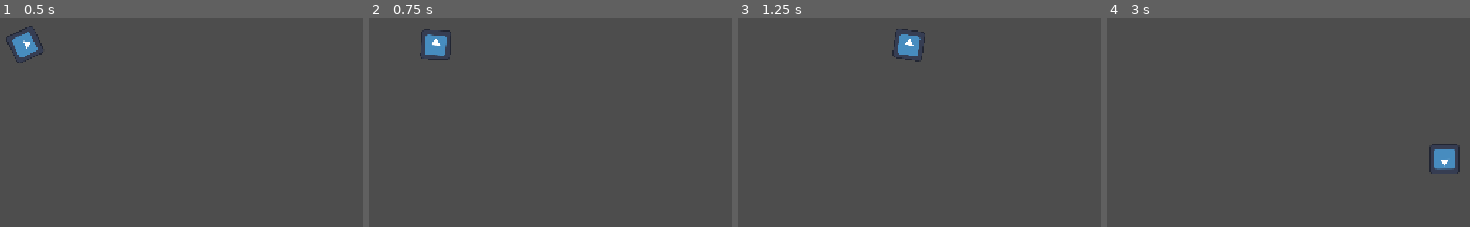
Above: before the commit, frames 1-4 (left to right).
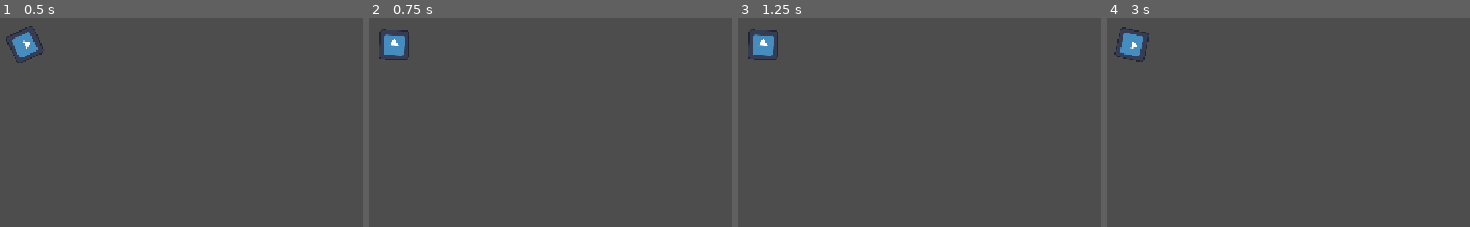
Above: after the commit, the same moments.

Repository: jalqau/Kingowen
Game: Godot game, scene res://player/player.tscn
Same seed, same stepped clock (60 frames per second), same inputs: the game is played once before the commit and once after it. The engine's default icon, where the game draws it, is replaced by a stand-in: a white triangle on a blue panel in a dark square.
Inputs (mouse positions are in pixels of both pictures, inside the frame that each line leads up to):
- Up to frame 1 (0.5 s): no input
- Up to frame 2 (0.75 s): tap Enter at 0.5 s; move the mouse to (583, 51) at 0.52 s; hold Right (ui_right) from 0.53 s (still down)
- Up to frame 3 (1.25 s): keep holding Right (ui_right)
- Up to frame 4 (3 s): move the mouse to (outside the picture) at 1.27 s; release Right (ui_right) at 1.28 s; hold Down (ui_down) 1.28-2.03 s; move the mouse to (outside the picture) at 2.02 s; hold Right (ui_right) 2.03-2.78 s; move the mouse to (outside the picture) at 2.77 s; hold Up (ui_up) from 2.78 s (still down)

Frame 1 is identical in both runs. In frame 2, 1.4% of the frame differs, in the area x 2-23%, y 5-21%; in frame 3, 1.4%; in frame 4, 1.5%, in the area x 1-98%, y 4-75%.
Error after the commit: Parse Error: Could not find type "Attack" in the current scope. (res://player/hitbox_component.gd:6)

Commit message:
health and hitbox component

Diff:
--- /dev/null
+++ b/player/health_component.gd
@@ -0,0 +1,14 @@
+extends Node2D
+class_name HealthComponent
+
+@export var MAX_HEALTH := 100.0
+var health : float
+
+func _ready() -> void:
+	health = MAX_HEALTH
+
+func damage(attack: Attack):
+	health -= attack.attack_damage
+
+	if healt <= 0 :
+		get_parent().queue_free()
--- /dev/null
+++ b/player/hitbox_component.gd
@@ -0,0 +1,8 @@
+extends Area2D
+class_name HitboxComponent
+
+@export var health_component : HealthComponent
+
+func damage(attack: Attack):
+	if health_component:
+		health_component.damage(attack)
--- a/player/player.gd
+++ b/player/player.gd
@@ -16,10 +16,11 @@
 	look_at(mouse_pos)
 
 	#player move
-	var input_direction = Input.get_vector("ui_left","ui_right","ui_up","ui_down")
+	var input_direction = Input.get_vector("move_left","move_right","move_up","move_down")
 	velocity = input_direction * speed
 	move_and_slide()
 func attack():
+
 	pass
 func health():
 	pass
--- a/player/player.tscn
+++ b/player/player.tscn
@@ -2,6 +2,10 @@
 
 [ext_resource type="Script" uid="uid://bs1v5088easgk" path="res://player/player.gd" id="1_oul6g"]
 [ext_resource type="Texture2D" uid="uid://b4jerjbig4nsm" path="res://icon.svg" id="2_rkbax"]
+[ext_resource type="Script" uid="uid://cq4femnbq1038" path="res://player/hitbox_component.gd" id="3_g1dw6"]
+[ext_resource type="Script" uid="uid://xtx7jvj3h2yv" path="res://player/health_component.gd" id="3_yw30f"]
+
+[sub_resource type="RectangleShape2D" id="RectangleShape2D_vu0qy"]
 
 [node name="Player" type="CharacterBody2D" unique_id=1059315968]
 position = Vector2(556, 282)
@@ -10,3 +14,13 @@
 [node name="Sprite2D" type="Sprite2D" parent="." unique_id=1803290971]
 scale = Vector2(0.34, 0.34)
 texture = ExtResource("2_rkbax")
+
+[node name="HealthComponent" type="Node2D" parent="." unique_id=1344405089]
+script = ExtResource("3_yw30f")
+MAX_HEALTH = null
+
+[node name="HitboxComponent" type="Area2D" parent="." unique_id=1231804463]
+script = ExtResource("3_g1dw6")
+
+[node name="CollisionShape2D" type="CollisionShape2D" parent="HitboxComponent" unique_id=1784873141]
+shape = SubResource("RectangleShape2D_vu0qy")
--- a/project.godot
+++ b/project.godot
@@ -20,6 +20,34 @@
 window/stretch/mode="canvas_items"
 window/stretch/aspect="expand"
 
+[input]
+
+move_right={
+"deadzone": 0.2,
+"events": [Object(InputEventKey,"resource_local_to_scene":false,"resource_name":"","device":-1,"window_id":0,"alt_pressed":false,"shift_pressed":false,"ctrl_pressed":false,"meta_pressed":false,"pressed":false,"keycode":0,"physical_keycode":68,"key_label":0,"unicode":100,"location":0,"echo":false,"script":null)
+]
+}
+move_left={
+"deadzone": 0.2,
+"events": [Object(InputEventKey,"resource_local_to_scene":false,"resource_name":"","device":-1,"window_id":0,"alt_pressed":false,"shift_pressed":false,"ctrl_pressed":false,"meta_pressed":false,"pressed":false,"keycode":0,"physical_keycode":65,"key_label":0,"unicode":97,"location":0,"echo":false,"script":null)
+]
+}
+move_up={
+"deadzone": 0.2,
+"events": [Object(InputEventKey,"resource_local_to_scene":false,"resource_name":"","device":-1,"window_id":0,"alt_pressed":false,"shift_pressed":false,"ctrl_pressed":false,"meta_pressed":false,"pressed":false,"keycode":0,"physical_keycode":87,"key_label":0,"unicode":119,"location":0,"echo":false,"script":null)
+]
+}
+move_down={
+"deadzone": 0.2,
+"events": [Object(InputEventKey,"resource_local_to_scene":false,"resource_name":"","device":-1,"window_id":0,"alt_pressed":false,"shift_pressed":false,"ctrl_pressed":false,"meta_pressed":false,"pressed":false,"keycode":0,"physical_keycode":83,"key_label":0,"unicode":115,"location":0,"echo":false,"script":null)
+]
+}
+attack={
+"deadzone": 0.2,
+"events": [Object(InputEventMouseButton,"resource_local_to_scene":false,"resource_name":"","device":-1,"window_id":0,"alt_pressed":false,"shift_pressed":false,"ctrl_pressed":false,"meta_pressed":false,"button_mask":1,"position":Vector2(47, 12),"global_position":Vector2(56, 60),"factor":1.0,"button_index":1,"canceled":false,"pressed":true,"double_click":false,"script":null)
+]
+}
+
 [physics]
 
 3d/physics_engine="Jolt Physics"
--- a/test/test.tscn
+++ b/test/test.tscn
@@ -5,3 +5,10 @@
 [node name="test" type="Node2D" unique_id=718247929]
 
 [node name="Player" parent="." unique_id=1059315968 instance=ExtResource("1_syuel")]
+
+[node name="Camera2D" type="Camera2D" parent="Player" unique_id=211863535]
+position = Vector2(-1, 0)
+limit_left = 0
+limit_top = 0
+limit_right = 1152
+limit_bottom = 648
Not shown, added: player/health_component.gd.uid
Not shown, added: player/hitbox_component.gd.uid
